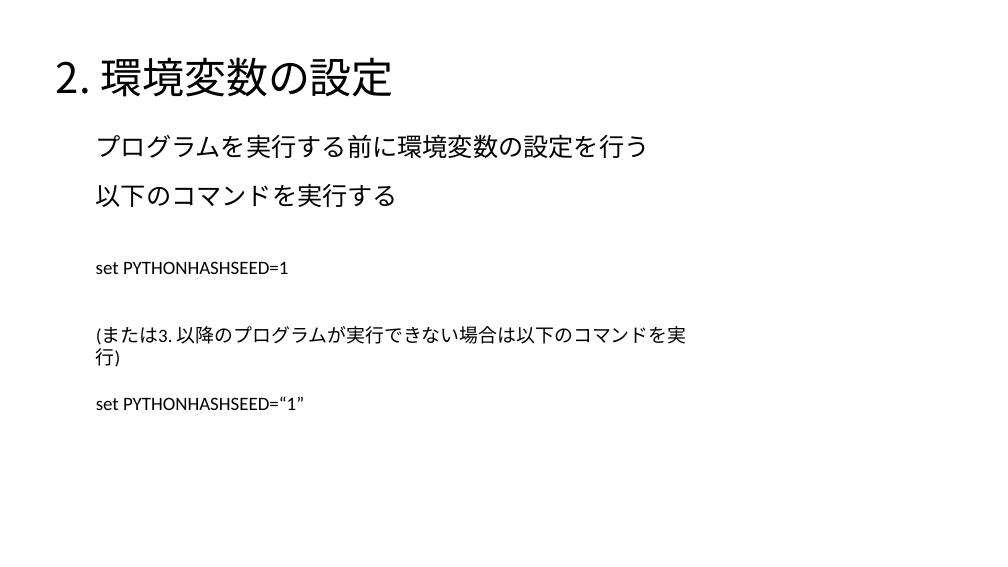
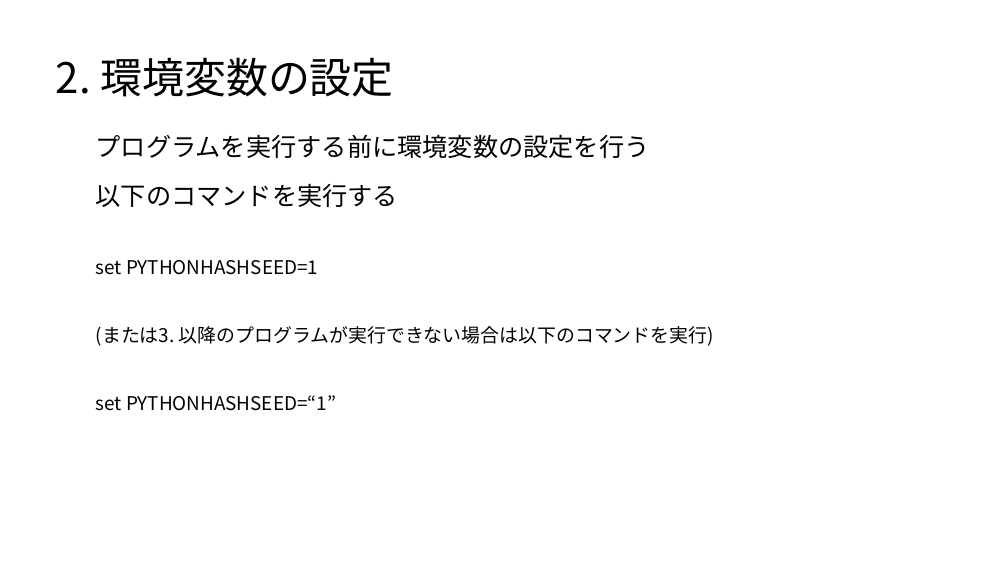
Before and after one commit to satetsu007/NLP_test, a slide deck: slide 4 of doc/Readme.pptx. Drawn at 1008x567 pixels with LibreOffice and Linux fonts; fonts in the diff are those of the drawing. Boxes give left, top, right and bottom in pixels: in the first picture for what was removed or moved away, otherwise in the second. Text is boxed around its words. In the diff, an @@ line names an element or a change of style, - is before the commit and + after.

```diff
--- a/doc/Readme.pptx
+++ b/doc/Readme.pptx
@@ font Calibri to Noto Sans CJK JP in 3 elements at <box>96,326,714,346</box>, <box>96,395,336,411</box>, <box>96,260,318,275</box> @@
```
Also in this commit, not shown: 4 other slides changed, 1 slide added.
